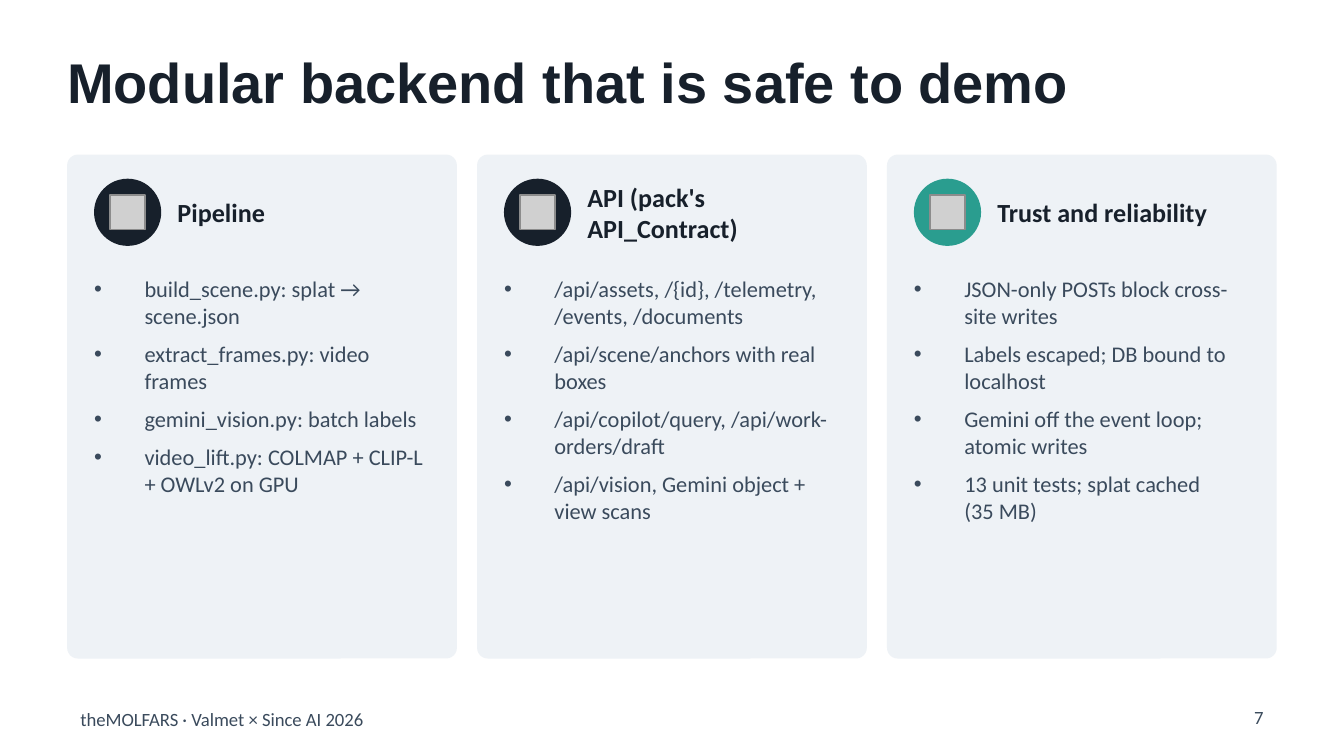
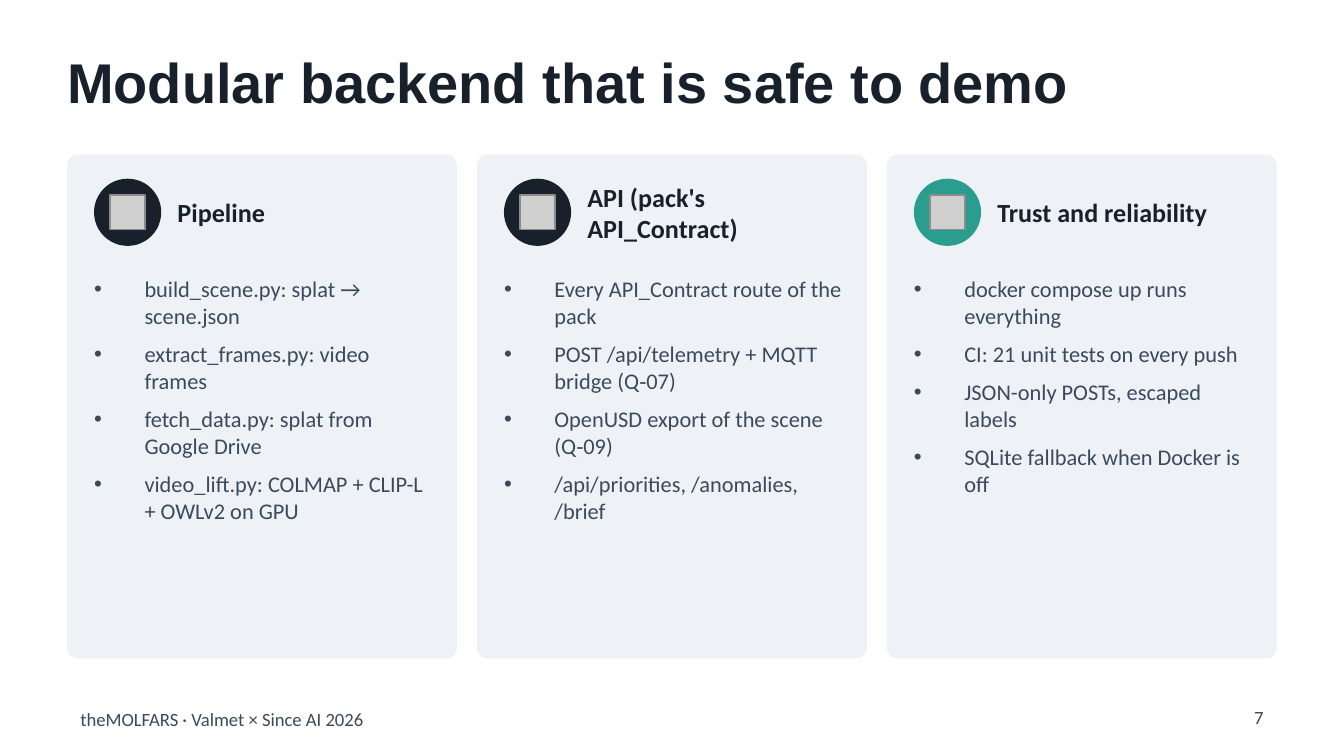
Before and after one commit to huziichuk/theMOLFARS, a slide deck: slide 7 of docs/theMOLFARS_slides.pptx. Drawn at 1344x756 pixels with LibreOffice and Linux fonts; fonts in the diff are those of the drawing; grey boxes stand for pictures. Boxes give left, top, right and bottom in pixels: in the first picture for what was removed or moved away, otherwise in the second. Text is boxed around its words. In the diff, an @@ line names an element or a change of style, - is before the commit and + after.

```diff
--- a/docs/theMOLFARS_slides.pptx
+++ b/docs/theMOLFARS_slides.pptx
@@ text at [554,281,841,520]: text changed @@
-• /api/assets, /{id}, /telemetry, /events, /documents
-• /api/scene/anchors with real boxes
-• /api/copilot/query, /api/work-orders/draft
-• /api/vision, Gemini object + view scans
+• Every API_Contract route of the pack
+• POST /api/telemetry + MQTT bridge (Q‑07)
+• OpenUSD export of the scene (Q‑09)
+• /api/priorities, /anomalies, /brief
@@ text at [964,281,1240,492]: text changed @@
-• JSON-only POSTs block cross-site writes
-• Labels escaped; DB bound to localhost
-• Gemini off the event loop; atomic writes
-• 13 unit tests; splat cached (35 MB)
+• docker compose up runs everything
+• CI: 21 unit tests on every push
+• JSON-only POSTs, escaped labels
+• SQLite fallback when Docker is off
@@ text at [145,411,373,458]: text changed @@
-• gemini_vision.py: batch labels
+• fetch_data.py: splat from Google Drive
```
Also in this commit, not shown: 4 other slides changed, 17 other files.
